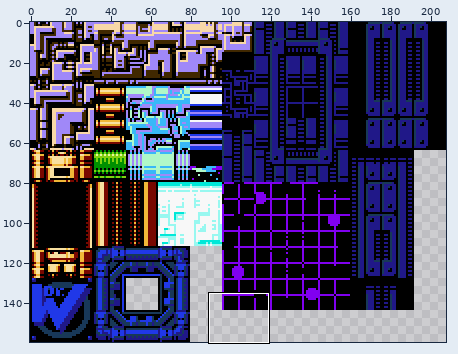
Two states of a sprite sheet, background/images/tstMM10Wily4F2.png. The first picture is a wide view before the edit; the outline marks the close-up.
Close-up. Before the commit:
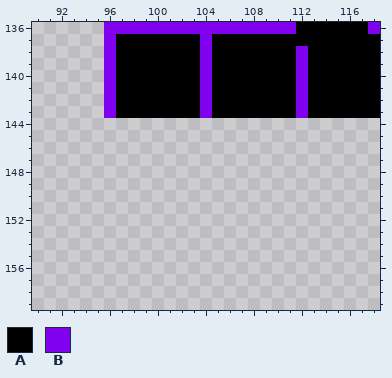
The file is 208x160 pixels. Shown: x 90..118, y 136..159.
Palette (. is transparent): A #000000  B #8000f0
Pixels before, first column x 96:
136 BBBBBBBBBBBBBBBBAAAAAAB
137 BAAAAAAABAAAAAAAAAAAAAA
138 BAAAAAAABAAAAAAABAAAAAA
139 BAAAAAAABAAAAAAABAAAAAA
140 BAAAAAAABAAAAAAABAAAAAA
141 BAAAAAAABAAAAAAABAAAAAA
142 BAAAAAAABAAAAAAABAAAAAA
143 BAAAAAAABAAAAAAABAAAAAA
Now the later version:
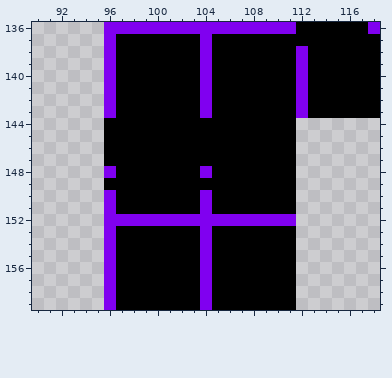
The exact change:
{"y":144,"x":96,"old":"................","new":"AAAAAAAAAAAAAAAA"}
{"y":145,"x":96,"old":"................","new":"AAAAAAAAAAAAAAAA"}
{"y":146,"x":96,"old":"................","new":"AAAAAAAAAAAAAAAA"}
{"y":147,"x":96,"old":"................","new":"AAAAAAAAAAAAAAAA"}
{"y":148,"x":96,"old":"................","new":"BAAAAAAABAAAAAAA"}
{"y":149,"x":96,"old":"................","new":"AAAAAAAAAAAAAAAA"}
{"y":150,"x":96,"old":"................","new":"BAAAAAAABAAAAAAA"}
{"y":151,"x":96,"old":"................","new":"BAAAAAAABAAAAAAA"}
{"y":152,"x":96,"old":"................","new":"BBBBBBBBBBBBBBBB"}
{"y":153,"x":96,"old":"................","new":"BAAAAAAABAAAAAAA"}
{"y":154,"x":96,"old":"................","new":"BAAAAAAABAAAAAAA"}
{"y":155,"x":96,"old":"................","new":"BAAAAAAABAAAAAAA"}
{"y":156,"x":96,"old":"................","new":"BAAAAAAABAAAAAAA"}
{"y":157,"x":96,"old":"................","new":"BAAAAAAABAAAAAAA"}
{"y":158,"x":96,"old":"................","new":"BAAAAAAABAAAAAAA"}
{"y":159,"x":96,"old":"................","new":"BAAAAAAABAAAAAAA"}
{"label":"added","picture_box":[104,118,296,310]}
